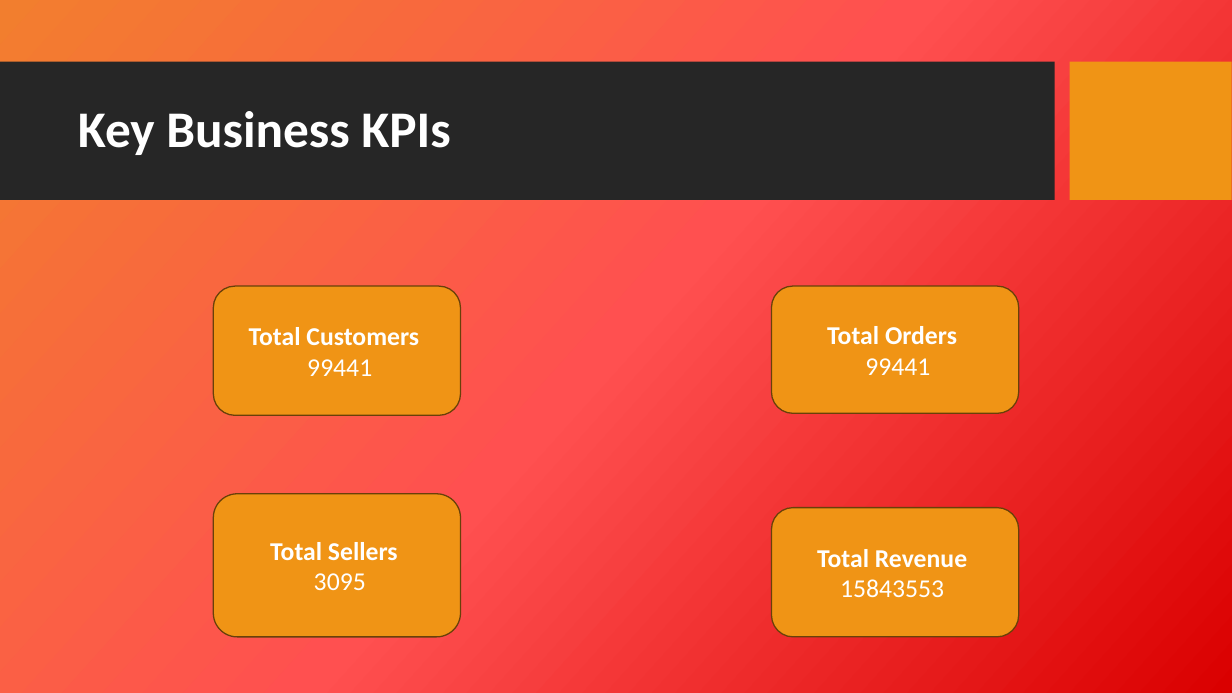
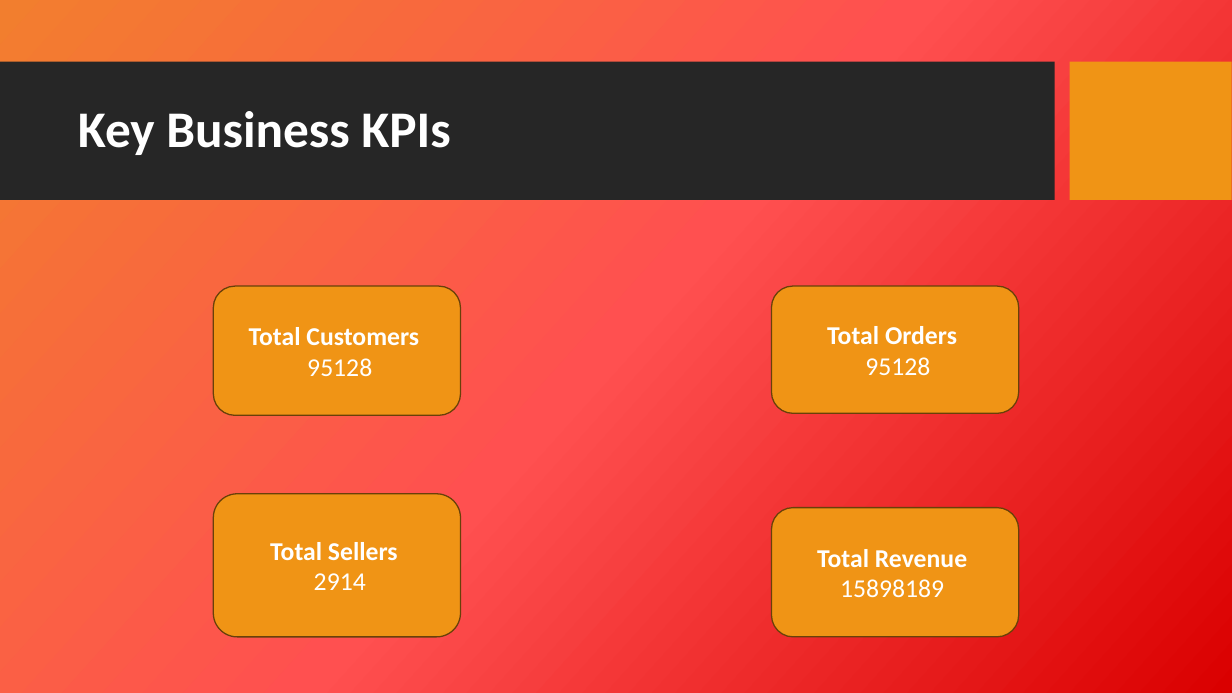
Before and after one commit to Madhurihawaldar55/e-commerce_sales_data_analysis, a slide deck: slide 5 of e-Commerce Data Analysis Project.pptx. Drawn at 1232x693 pixels with LibreOffice and Linux fonts; fonts in the diff are those of the drawing; background and template pictures are left out. Boxes give left, top, right and bottom in pixels: in the first picture for what was removed or moved away, otherwise in the second. Text is boxed around its words. In the diff, an @@ line names an element or a change of style, - is before the commit and + after.

```diff
--- a/e-Commerce Data Analysis Project.pptx
+++ b/e-Commerce Data Analysis Project.pptx
@@ text in rounded rectangle at box(307, 358, 372, 376): text changed @@
-99441
+95128
@@ text in rounded rectangle at box(865, 357, 930, 375): text changed @@
-99441
+95128
@@ text in rounded rectangle at box(314, 573, 366, 590): text changed @@
-3095
+2914
@@ text in rounded rectangle at box(840, 579, 944, 597): text changed @@
-15843553
+15898189
```
Also in this commit, not shown: 1 other file.
